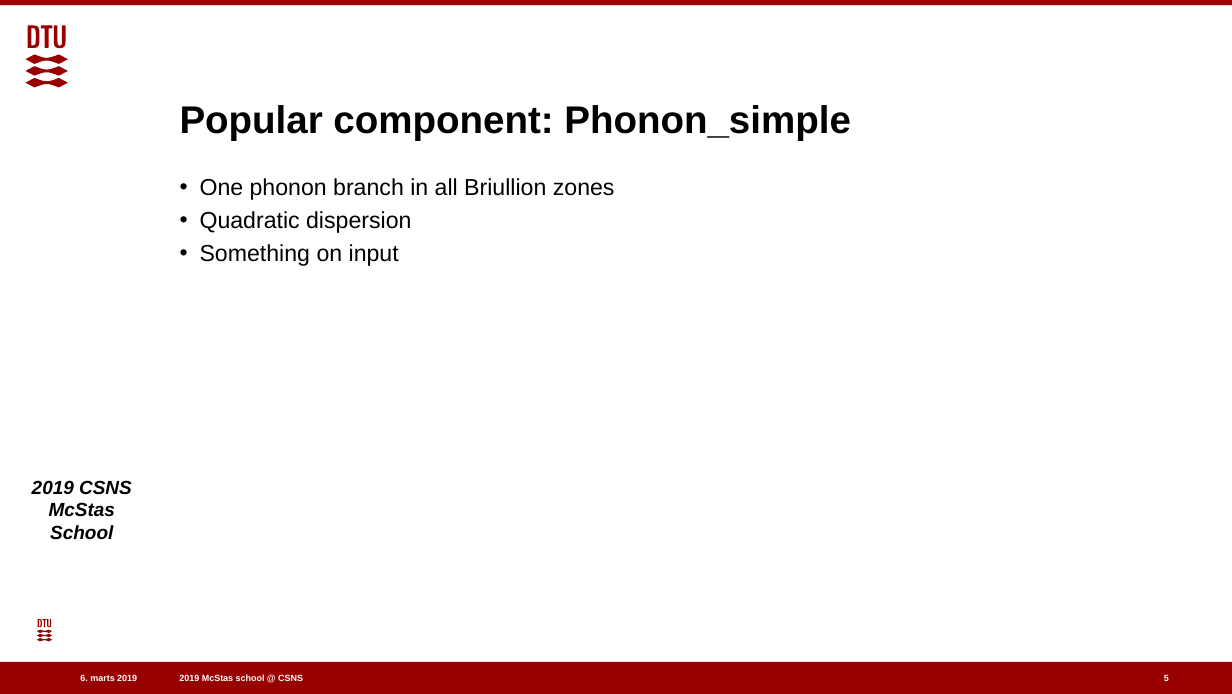
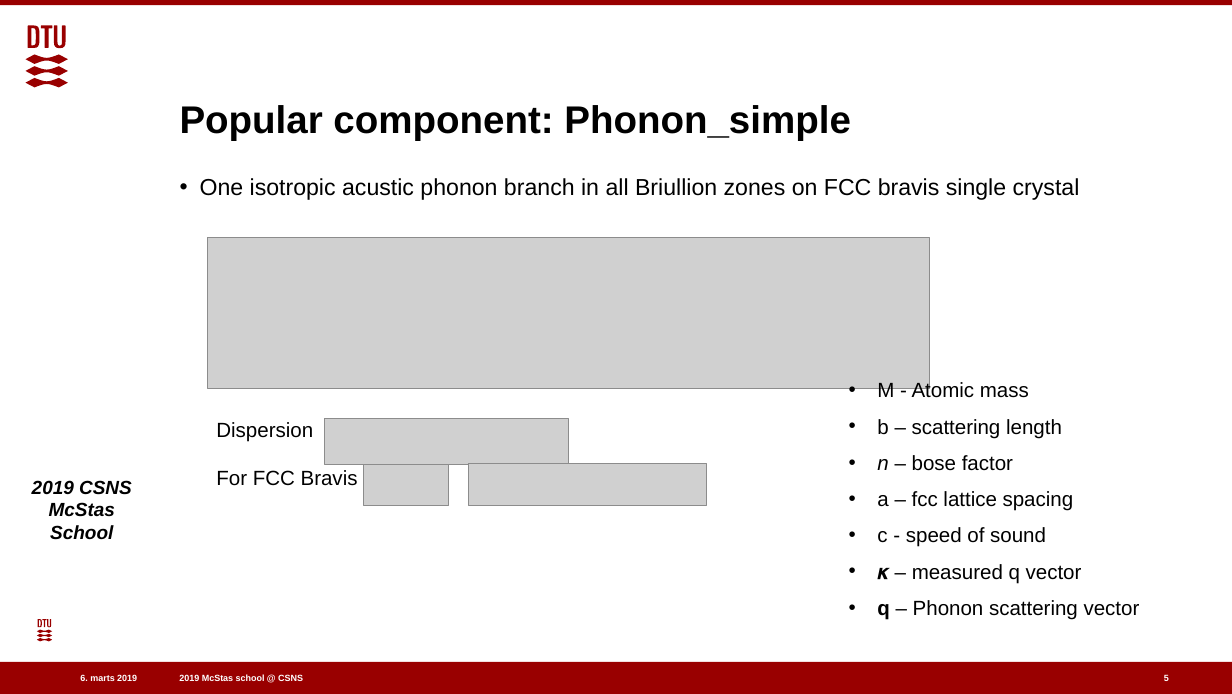
Before and after one commit to eddymaoui/Schools, a slide deck: slide 5 of CSNS_March_2019/4_Thursday_March_28th/5_inelastic_scattering/inelastic_scattering.pptx. Drawn at 1232x694 pixels with LibreOffice and Linux fonts; fonts in the diff are those of the drawing; grey boxes stand for pictures; background and template pictures are left out. Boxes give left, top, right and bottom in pixels: in the first picture for what was removed or moved away, otherwise in the second. Text is boxed around its words. In the diff, an @@ line names an element or a change of style, - is before the commit and + after.

```diff
--- a/CSNS_March_2019/4_Thursday_March_28th/5_inelastic_scattering/inelastic_scattering.pptx
+++ b/CSNS_March_2019/4_Thursday_March_28th/5_inelastic_scattering/inelastic_scattering.pptx
@@ text at [200, 178, 1080, 200]: text changed @@
-• One phonon branch in all Briullion zones
-• Quadratic dispersion
-• Something on input
+• One isotropic acustic phonon branch in all Briullion zones on FCC bravis single crystal
@@ picture added at [207, 238, 930, 388] @@
@@ text added at [877, 381, 1140, 620], 16 pt, text #000000 @@
+• M - Atomic mass
+• b – scattering length
+• n – bose factor
+• a – fcc lattice spacing
+• c - speed of sound
+• 𝜿 – measured q vector
+• q – Phonon scattering vector
@@ picture added at [325, 418, 569, 464] @@
@@ text added at [216, 422, 313, 442], 16 pt, text #000000 @@
+Dispersion
@@ text added at [216, 470, 358, 486], 16 pt, text #000000 @@
+For FCC Bravis
@@ picture added at [364, 464, 450, 505] @@
@@ picture added at [469, 463, 707, 506] @@
```
Also in this commit, not shown: 3 other slides changed, 3 other files.
